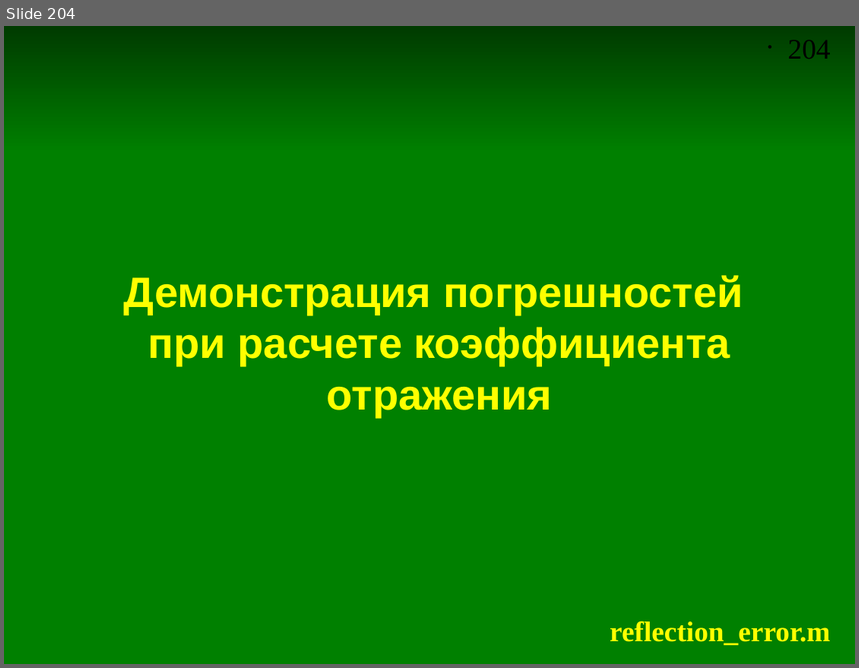
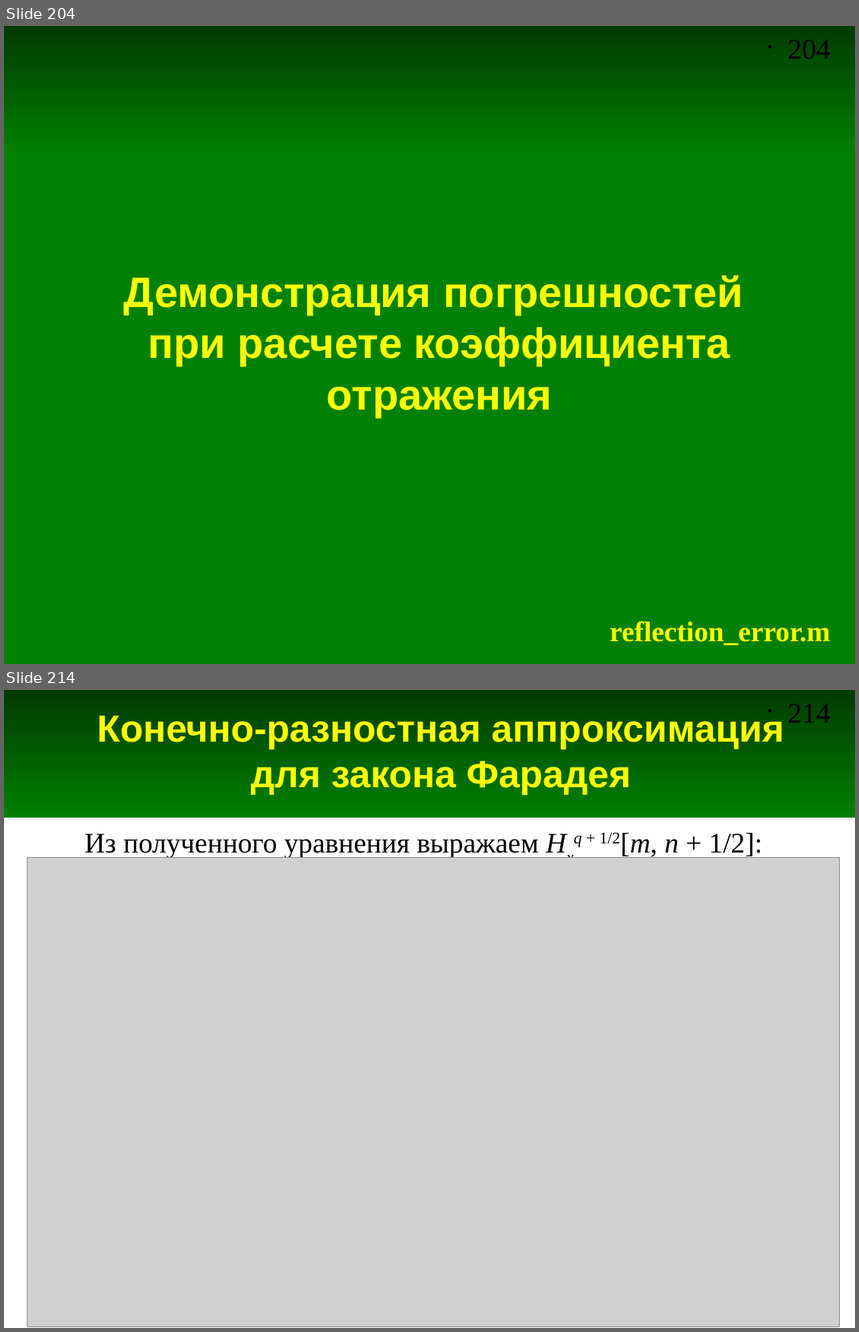
Before and after one commit to andris0147sv/modelling, a slide deck: presentations/2. FDTD.odp. Shown one above the other, each under a label of ours: slide 204 before the commit, slides 204 and 214 after it; the slides between them are not shown. The pictures are 859x668 and 859x1332 pixels, drawn with LibreOffice and Linux fonts; fonts in the diff are those of the drawing; grey boxes stand for pictures. Boxes give left, top, right and bottom in pixels: in the first picture for what was removed or moved away, otherwise in the second. Text is boxed around its words. In the diff, an @@ line names an element or a change of style, - is before the commit and + after.

```diff
--- a/presentations/2. FDTD.odp
+++ b/presentations/2. FDTD.odp
@@ slide 214 added at (4,690,855,1328), background #FFFFFF; not listed: 2 template elements that a slide beside it also shows @@
@@ title added at (97,712,785,796), 32 pt, text #FFFF00, bold @@
+Конечно-разностная аппроксимация для закона Фарадея
@@ text added at (85,832,762,859), 24 pt, text #000000 @@
+Из полученного уравнения выражаем Hxq + 1/2[m, n + 1/2]:
@@ picture added at (28,858,840,1327) @@
```
Also in this commit, not shown: 11 other slides added.
